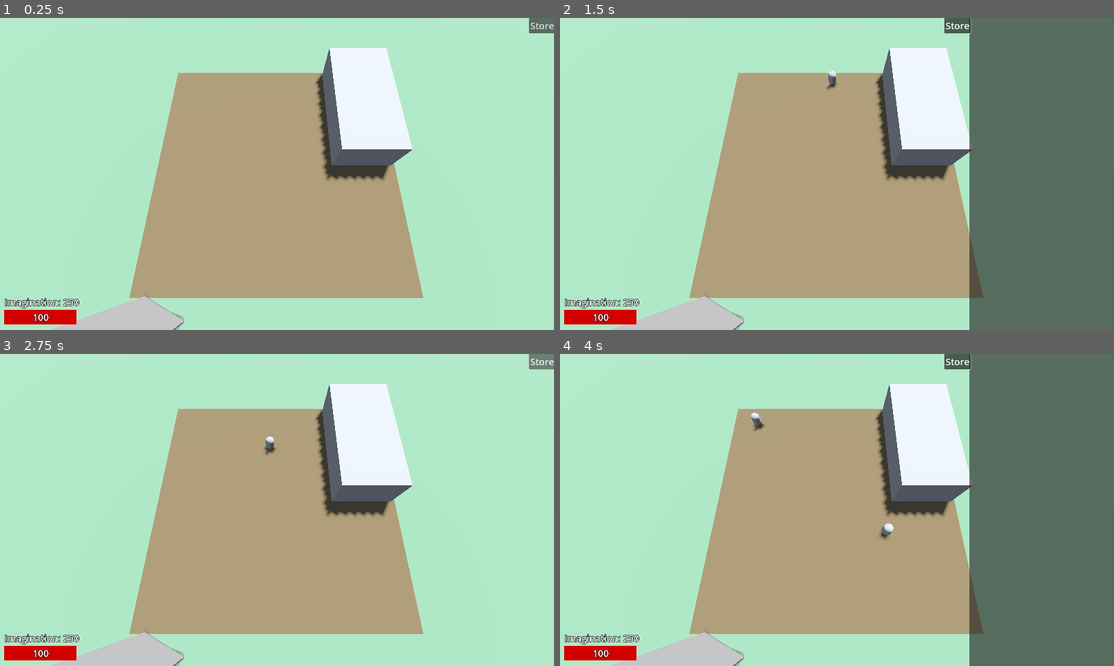
Above: before the commit, frames 1-4 (two rows, left to right).
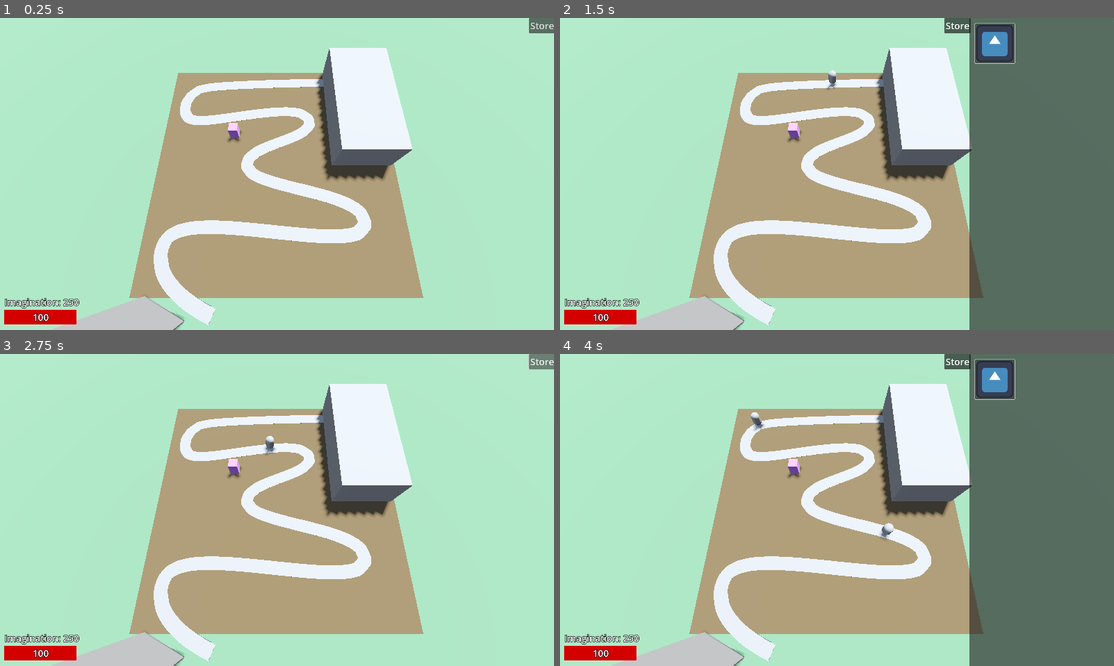
Above: after the commit, the same moments.

Repository: ellebell43/imagination-defense
Game: Godot game, scene res://levels/test-level.tscn
The game is run twice, just before and just after one commit, with the same random seed, the same clock (stepped at 60 frames per second) and the same inputs. The engine's default icon, where the game draws it, is replaced by a stand-in: a white triangle on a blue panel in a dark square.
Inputs (mouse positions are in pixels of both pictures, inside the frame that each line leads up to):
- Up to frame 1 (0.25 s): no input
- Up to frame 2 (1.5 s): click "Store" at 0.5 s; click (992, 42) at 1.27 s
- Up to frame 3 (2.75 s): click "Store" at 2 s
- Up to frame 4 (4 s): click "Store" at 2.75 s; click (992, 378) at 3.52 s

The runs differ from the first frame. In frame 1, 5.6% of the frame differs, in the area x 27-68%, y 19-99%; in frame 2, 6.5%, in the area x 27-83%, y 0-99%; in frame 3, 5.6%; in frame 4, 6.5%.

Commit message:
freeform tower placement
- button can be pressed to create a tower preview
- in preview, tower turns red when colliding with something
- one mouse button is released, tower either sticks in place and charges you currency or (if collisions are present) queues free

Diff:
--- /dev/null
+++ b/assets/textures/test-tower-purple.tres
@@ -0,0 +1,4 @@
+[gd_resource type="StandardMaterial3D" format=3 uid="uid://dynrbqeyjgs6y"]
+
+[resource]
+albedo_color = Color(0.67667, 0.45144153, 0.84289974, 1)
--- /dev/null
+++ b/assets/textures/unshaded-red.tres
@@ -0,0 +1,5 @@
+[gd_resource type="StandardMaterial3D" format=3 uid="uid://bpblx0l6a2sj4"]
+
+[resource]
+shading_mode = 0
+albedo_color = Color(0.8116088, 0.22731805, 0.30368963, 1)
--- a/levels/level-components/enemies/base-enemy/base-enemy.tscn
+++ b/level-components/enemies/base-enemy/base-enemy.tscn
@@ -1,6 +1,6 @@
 [gd_scene load_steps=3 format=3 uid="uid://dvfq8ir22mcf"]
 
-[ext_resource type="Script" uid="uid://fy4apq423yns" path="res://levels/level-components/enemies/base-enemy/base_enemy.gd" id="1_j8mh7"]
+[ext_resource type="Script" uid="uid://fy4apq423yns" path="res://level-components/enemies/base-enemy/base_enemy.gd" id="1_j8mh7"]
 
 [sub_resource type="CapsuleMesh" id="CapsuleMesh_tnqnu"]
 radius = 0.075
--- a/levels/level-components/enemy-path/enemy-path.tscn
+++ b/level-components/enemy-path/enemy-path.tscn
@@ -1,6 +1,6 @@
 [gd_scene load_steps=3 format=3 uid="uid://cywwxfyd55je2"]
 
-[ext_resource type="Script" uid="uid://urrgpb0vhw2j" path="res://levels/level-components/enemy-path/enemy-path.gd" id="1_ivn3v"]
+[ext_resource type="Script" uid="uid://urrgpb0vhw2j" path="res://level-components/enemy-path/enemy-path.gd" id="1_ivn3v"]
 
 [sub_resource type="Curve3D" id="Curve3D_ux3rr"]
 _data = {
@@ -16,4 +16,21 @@
 [node name="SpawnTimer" type="Timer" parent="."]
 autostart = true
 
+[node name="CSGPolygon3D" type="CSGPolygon3D" parent="."]
+transform = Transform3D(1, 0, 0, 0, 1, 0, 0, 0, 1, 0, -0.1, 0)
+use_collision = true
+collision_mask = 4
+polygon = PackedVector2Array(-0.1, 0, -0.1, 0.01, 0.1, 0.01, 0.1, 0)
+mode = 2
+path_node = NodePath("..")
+path_interval_type = 0
+path_interval = 0.05
+path_simplify_angle = 0.0
+path_rotation = 2
+path_rotation_accurate = false
+path_local = false
+path_continuous_u = true
+path_u_distance = 1.0
+path_joined = false
+
 [connection signal="timeout" from="SpawnTimer" to="." method="_on_spawn_timer_timeout"]
--- a/levels/level-components/gui/gui.gd
+++ b/level-components/gui/gui.gd
@@ -3,6 +3,8 @@
 
 @export var starting_currency := 250
 @export var max_health := 100
+
+@onready var tower_manager: TowerManager = get_tree().get_first_node_in_group("tower_manager")
 
 @onready var store_panel: Panel = $Store
 @onready var animation_player: AnimationPlayer = $AnimationPlayer
@@ -30,8 +32,13 @@
 	health = max_health
 
 func _on_store_button_toggled(toggled_on: bool) -> void:
-	print(toggled_on)
 	if toggled_on:
 		animation_player.play("show_store")
 	else:
 		animation_player.play("hide_store")
+
+func _on_tower_test_button_down(source: BaseButton) -> void:
+	tower_manager.tower_type = source.get_meta("tower")
+
+func _on_tower_test_button_up() -> void:
+	tower_manager.tower_type = tower_manager.TowerType.NULL
--- a/levels/level-components/gui/gui.tscn
+++ b/level-components/gui/gui.tscn
@@ -1,9 +1,10 @@
-[gd_scene load_steps=9 format=3 uid="uid://m10fm2uxl3gt"]
+[gd_scene load_steps=10 format=3 uid="uid://m10fm2uxl3gt"]
 
-[ext_resource type="Script" uid="uid://dhm4f0fg1nc8y" path="res://levels/level-components/gui/gui.gd" id="1_dd61s"]
+[ext_resource type="Script" uid="uid://dhm4f0fg1nc8y" path="res://level-components/gui/gui.gd" id="1_dd61s"]
 [ext_resource type="Texture2D" uid="uid://c0wttyywu1kur" path="res://assets/gui/health-bar-bg.svg" id="2_3msr8"]
-[ext_resource type="LabelSettings" uid="uid://vgca4280kr0i" path="res://levels/level-components/gui/gui-label.tres" id="2_jcy1l"]
+[ext_resource type="LabelSettings" uid="uid://vgca4280kr0i" path="res://level-components/gui/gui-label.tres" id="2_jcy1l"]
 [ext_resource type="Texture2D" uid="uid://c21376cgvu2yt" path="res://assets/gui/health-bar.svg" id="2_tsf1m"]
+[ext_resource type="Texture2D" uid="uid://cgjl66intpwby" path="res://assets/icon.svg" id="5_tn7tp"]
 
 [sub_resource type="Animation" id="Animation_dd61s"]
 length = 0.001
@@ -135,9 +136,31 @@
 toggle_mode = true
 text = "Store"
 
+[node name="MarginContainer" type="MarginContainer" parent="Store"]
+layout_mode = 1
+anchors_preset = 15
+anchor_right = 1.0
+anchor_bottom = 1.0
+grow_horizontal = 2
+grow_vertical = 2
+theme_override_constants/margin_left = 20
+theme_override_constants/margin_top = 20
+theme_override_constants/margin_right = 20
+theme_override_constants/margin_bottom = 20
+
+[node name="GridContainer" type="GridContainer" parent="Store/MarginContainer"]
+layout_mode = 2
+
+[node name="TowerTest" type="Button" parent="Store/MarginContainer/GridContainer"]
+layout_mode = 2
+icon = ExtResource("5_tn7tp")
+metadata/tower = -1
+
 [node name="AnimationPlayer" type="AnimationPlayer" parent="."]
 libraries = {
 &"": SubResource("AnimationLibrary_3msr8")
 }
 
 [connection signal="toggled" from="Store/StoreButton" to="." method="_on_store_button_toggled"]
+[connection signal="button_down" from="Store/MarginContainer/GridContainer/TowerTest" to="." method="_on_tower_test_button_down" flags=18]
+[connection signal="button_up" from="Store/MarginContainer/GridContainer/TowerTest" to="." method="_on_tower_test_button_up"]
--- a/levels/level-components/primary-camera/primary-camera.tscn
+++ b/level-components/primary-camera/primary-camera.tscn
@@ -1,9 +1,10 @@
 [gd_scene load_steps=2 format=3 uid="uid://bijbkrvh7vnnm"]
 
-[ext_resource type="Script" uid="uid://cbj5hym48s14w" path="res://levels/level-components/primary-camera/primary-camera.gd" id="1_s2wd8"]
+[ext_resource type="Script" uid="uid://cbj5hym48s14w" path="res://level-components/primary-camera/primary-camera.gd" id="1_s2wd8"]
 
 [node name="PrimaryCamera" type="Camera3D"]
 current = true
 script = ExtResource("1_s2wd8")
 
 [node name="MouseRay" type="RayCast3D" parent="."]
+collision_mask = 17
--- /dev/null
+++ b/level-components/tower-manager/tower-manager.gd
@@ -0,0 +1,42 @@
+class_name TowerManager
+extends Node3D
+
+@export var primary_camera: PrimaryCamera
+
+@onready var base_tower_scene = preload("res://towers/base-tower/base-tower.tscn")
+
+enum TowerType {
+	TEST = -1,
+	NULL = 0
+}
+
+var tower_type: TowerType # is set from gui
+var tower_instantiated := false # tracks if the tower has been created yet
+var new_tower: Tower # ref to new tower
+
+func _process(_delta: float) -> void:
+	# create a tower if the type has been set (gui button pressed) and the tower hasn't already been created
+	if not tower_type == TowerType.NULL and not tower_instantiated:
+		create_tower()
+
+	# If the tower type is set and the tower is create, move the tower with the mouse
+	if not tower_type == TowerType.NULL and tower_instantiated:
+		new_tower.position = primary_camera.mouse_ray.get_collision_point()
+		new_tower.position.y = -.25 # not sure why the towers hover .2m off the ground, but this fixes it
+
+	# If tower type is null (released gui button), drop tower out of preview mode and clear tower creation status
+	if tower_instantiated and tower_type == TowerType.NULL:
+		new_tower.preview = false
+		tower_instantiated = false
+
+func create_tower() -> void:
+	match tower_type:
+		TowerType.TEST:
+			new_tower = base_tower_scene.instantiate()
+		_:
+			new_tower = base_tower_scene.instantiate()
+
+	add_child(new_tower)
+	new_tower.position = primary_camera.mouse_ray.get_collision_point()
+	new_tower.preview = true
+	tower_instantiated = true
--- /dev/null
+++ b/level-components/tower-manager/tower-manager.tscn
@@ -0,0 +1,6 @@
+[gd_scene load_steps=2 format=3 uid="uid://gnwyfjc81trp"]
+
+[ext_resource type="Script" uid="uid://dcl136vrm6w5k" path="res://level-components/tower-manager/tower-manager.gd" id="1_m8x8h"]
+
+[node name="TowerManager" type="Node3D" groups=["tower_manager"]]
+script = ExtResource("1_m8x8h")
--- a/levels/test-level.tscn
+++ b/levels/test-level.tscn
@@ -1,9 +1,11 @@
-[gd_scene load_steps=14 format=3 uid="uid://cg5yn5j40fk6d"]
+[gd_scene load_steps=17 format=3 uid="uid://cg5yn5j40fk6d"]
 
-[ext_resource type="PackedScene" uid="uid://m10fm2uxl3gt" path="res://levels/level-components/gui/gui.tscn" id="1_l60ws"]
-[ext_resource type="PackedScene" uid="uid://bijbkrvh7vnnm" path="res://levels/level-components/primary-camera/primary-camera.tscn" id="1_uwesj"]
-[ext_resource type="PackedScene" uid="uid://cywwxfyd55je2" path="res://levels/level-components/enemy-path/enemy-path.tscn" id="2_ns7l7"]
-[ext_resource type="PackedScene" uid="uid://dvfq8ir22mcf" path="res://levels/level-components/enemies/base-enemy/base-enemy.tscn" id="3_wo0s5"]
+[ext_resource type="PackedScene" uid="uid://c5i54bmleh7eg" path="res://towers/base-tower/base-tower.tscn" id="1_1atlx"]
+[ext_resource type="PackedScene" uid="uid://m10fm2uxl3gt" path="res://level-components/gui/gui.tscn" id="1_l60ws"]
+[ext_resource type="PackedScene" uid="uid://bijbkrvh7vnnm" path="res://level-components/primary-camera/primary-camera.tscn" id="1_uwesj"]
+[ext_resource type="PackedScene" uid="uid://cywwxfyd55je2" path="res://level-components/enemy-path/enemy-path.tscn" id="2_ns7l7"]
+[ext_resource type="PackedScene" uid="uid://dvfq8ir22mcf" path="res://level-components/enemies/base-enemy/base-enemy.tscn" id="3_wo0s5"]
+[ext_resource type="PackedScene" uid="uid://gnwyfjc81trp" path="res://level-components/tower-manager/tower-manager.tscn" id="5_bk5ri"]
 
 [sub_resource type="ProceduralSkyMaterial" id="ProceduralSkyMaterial_ux3rr"]
 sky_horizon_color = Color(0.66224277, 0.6717428, 0.6867428, 1)
@@ -38,6 +40,9 @@
 [sub_resource type="BoxMesh" id="BoxMesh_wo0s5"]
 size = Vector3(0.65, 1.4, 0.03)
 
+[sub_resource type="ConcavePolygonShape3D" id="ConcavePolygonShape3D_bk5ri"]
+data = PackedVector3Array(-2, 0.049999997, 2, 2, 0.049999997, 2, -2, -0.049999997, 2, 2, 0.049999997, 2, 2, -0.049999997, 2, -2, -0.049999997, 2, 2, 0.049999997, -2, -2, 0.049999997, -2, 2, -0.049999997, -2, -2, 0.049999997, -2, -2, -0.049999997, -2, 2, -0.049999997, -2, 2, 0.049999997, 2, 2, 0.049999997, -2, 2, -0.049999997, 2, 2, 0.049999997, -2, 2, -0.049999997, -2, 2, -0.049999997, 2, -2, 0.049999997, -2, -2, 0.049999997, 2, -2, -0.049999997, -2, -2, 0.049999997, 2, -2, -0.049999997, 2, -2, -0.049999997, -2, 2, 0.049999997, 2, -2, 0.049999997, 2, 2, 0.049999997, -2, -2, 0.049999997, 2, -2, 0.049999997, -2, 2, 0.049999997, -2, -2, -0.049999997, 2, 2, -0.049999997, 2, -2, -0.049999997, -2, 2, -0.049999997, 2, 2, -0.049999997, -2, -2, -0.049999997, -2)
+
 [node name="TestLevel" type="Node3D"]
 
 [node name="WorldEnvironment" type="WorldEnvironment" parent="."]
@@ -64,11 +69,25 @@
 mesh = SubResource("BoxMesh_wo0s5")
 skeleton = NodePath("../..")
 
+[node name="StaticBody3D" type="StaticBody3D" parent="PlayArea"]
+collision_layer = 16
+collision_mask = 0
+
+[node name="CollisionShape3D" type="CollisionShape3D" parent="PlayArea/StaticBody3D"]
+shape = SubResource("ConcavePolygonShape3D_bk5ri")
+
+[node name="TestTower" parent="PlayArea" instance=ExtResource("1_1atlx")]
+transform = Transform3D(1, 0, 0, 0, 1, 0, 0, 0, 1, -0.72963554, 0.17500019, -0.5502629)
+
 [node name="GUI" parent="." instance=ExtResource("1_l60ws")]
 
 [node name="PrimaryCamera" parent="." instance=ExtResource("1_uwesj")]
 transform = Transform3D(1, 0, 0, 0, 0.34551123, 0.93841463, 0, -0.93841463, 0.34551123, -5.722046e-06, 3.18861, 1.3689032)
 
 [node name="EnemyPath" parent="." instance=ExtResource("2_ns7l7")]
-transform = Transform3D(1, 0, 0, 0, 1, 0, 0, 0, 1, 0, 0.038413167, 0)
+transform = Transform3D(1, 0, 0, 0, 1, 0, 0, 0, 1, 0, 0.050400615, 0)
 enemy = ExtResource("3_wo0s5")
+
+[node name="TowerManager" parent="." node_paths=PackedStringArray("primary_camera") instance=ExtResource("5_bk5ri")]
+transform = Transform3D(1, 0, 0, 0, 1, 0, 0, 0, 1, 0, 0.3543538, 0)
+primary_camera = NodePath("../PrimaryCamera")
--- a/project.godot
+++ b/project.godot
@@ -24,3 +24,13 @@
 [global_group]
 
 gui=""
+tower_manager=""
+
+[layer_names]
+
+3d_physics/layer_1="path"
+3d_physics/layer_2="enemy"
+3d_physics/layer_3="tower"
+3d_physics/layer_4="projectile"
+3d_physics/layer_5="floor"
+3d_physics/layer_6="world_object"
--- /dev/null
+++ b/towers/base-tower/base-tower.tscn
@@ -0,0 +1,22 @@
+[gd_scene load_steps=5 format=3 uid="uid://c5i54bmleh7eg"]
+
+[ext_resource type="Material" uid="uid://dynrbqeyjgs6y" path="res://assets/textures/test-tower-purple.tres" id="1_4es7r"]
+[ext_resource type="Script" uid="uid://d2ro8ynukod2x" path="res://towers/base-tower/base_tower.gd" id="1_onjin"]
+
+[sub_resource type="BoxMesh" id="BoxMesh_4es7r"]
+material = ExtResource("1_4es7r")
+size = Vector3(0.15, 0.25, 0.15)
+
+[sub_resource type="BoxShape3D" id="BoxShape3D_onjin"]
+size = Vector3(0.15, 0.25, 0.15)
+
+[node name="TestTower" type="MeshInstance3D"]
+mesh = SubResource("BoxMesh_4es7r")
+script = ExtResource("1_onjin")
+
+[node name="TowerCollision" type="Area3D" parent="."]
+collision_layer = 4
+collision_mask = 37
+
+[node name="CollisionShape3D" type="CollisionShape3D" parent="TowerCollision"]
+shape = SubResource("BoxShape3D_onjin")
--- /dev/null
+++ b/towers/base-tower/base_tower.gd
@@ -0,0 +1,29 @@
+class_name Tower
+extends MeshInstance3D
+
+@export var cost := 50
+
+@onready var gui: GUI = get_tree().get_first_node_in_group("gui")
+@onready var collision_texture: Material = preload("res://assets/textures/unshaded-red.tres")
+
+@onready var tower_collision: Area3D = $TowerCollision
+
+var preview = false:
+	set(new_preview):
+		# remove from scene or charge cost when dropping out of preview
+		if new_preview == false:
+			if tower_collision.has_overlapping_bodies() or tower_collision.get_overlapping_areas():
+				queue_free()
+			else:
+				gui.currency -= cost
+
+var tower_material: Material
+
+func _ready() -> void:
+	tower_material = material_override
+
+func _process(_delta: float) -> void:
+	if tower_collision.has_overlapping_bodies() or tower_collision.get_overlapping_areas():
+		material_override = collision_texture
+	else:
+		material_override = tower_material
Renamed: levels/level-components/enemies/base-enemy/base_enemy.gd -> level-components/enemies/base-enemy/base_enemy.gd
Renamed: levels/level-components/enemies/base-enemy/base_enemy.gd.uid -> level-components/enemies/base-enemy/base_enemy.gd.uid
Renamed: levels/level-components/enemy-path/enemy-path.gd -> level-components/enemy-path/enemy-path.gd
Renamed: levels/level-components/enemy-path/enemy-path.gd.uid -> level-components/enemy-path/enemy-path.gd.uid
Renamed: levels/level-components/gui/gui-label.tres -> level-components/gui/gui-label.tres
Renamed: levels/level-components/gui/gui.gd.uid -> level-components/gui/gui.gd.uid
Renamed: levels/level-components/primary-camera/primary-camera.gd -> level-components/primary-camera/primary-camera.gd
Renamed: levels/level-components/primary-camera/primary-camera.gd.uid -> level-components/primary-camera/primary-camera.gd.uid
Not shown, added: level-components/tower-manager/tower-manager.gd.uid
Not shown, added: towers/base-tower/base_tower.gd.uid
